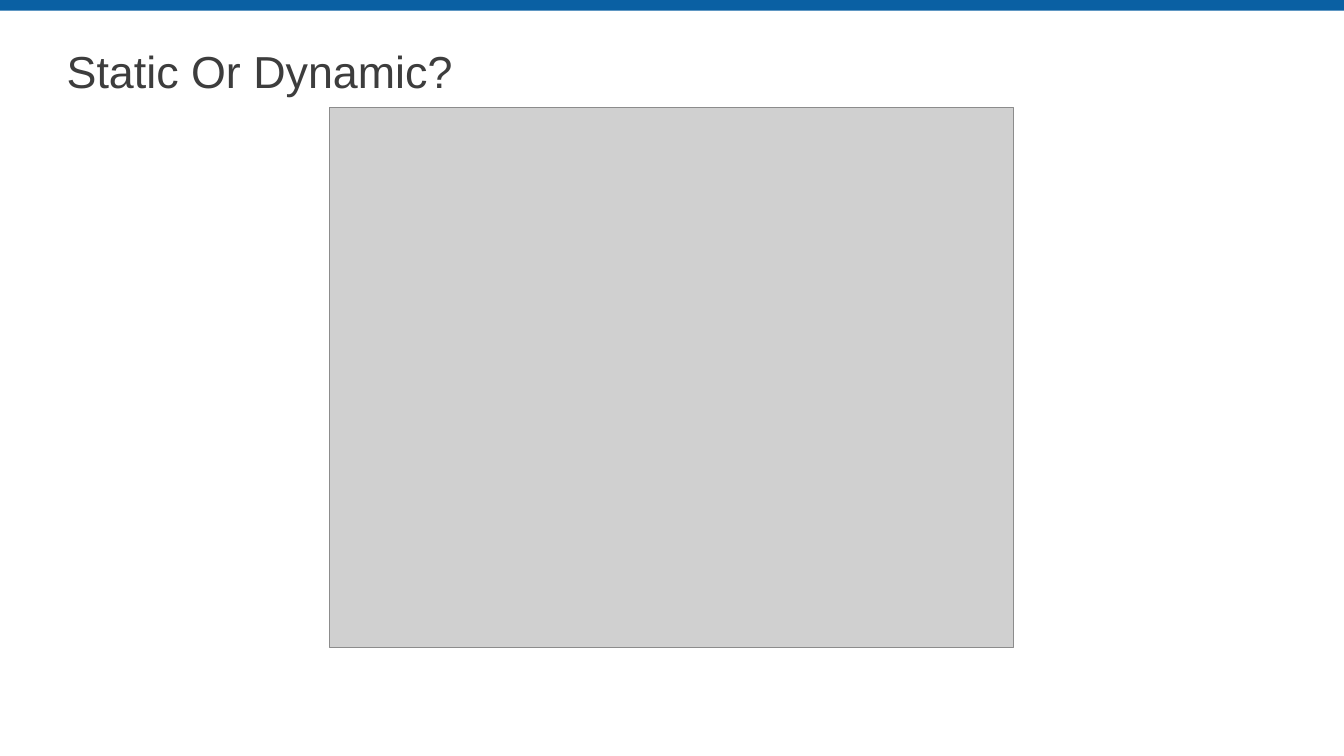
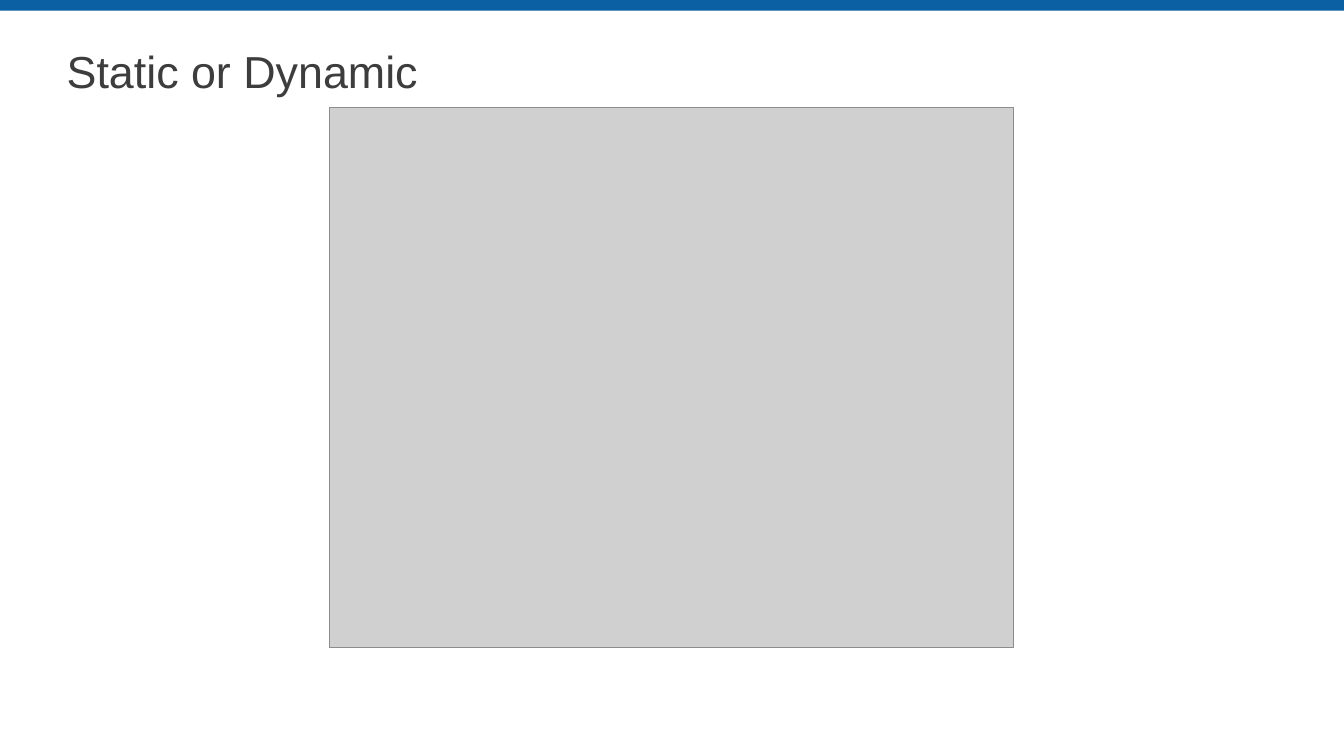
Before and after one commit to LabVIEW-DCAF/Documentation, a slide deck: slide 3 of Trunk/Getting Started Material/DCAF Training/6 Static Modules.pptx. Drawn at 1344x756 pixels with LibreOffice and Linux fonts; fonts in the diff are those of the drawing; grey boxes stand for pictures; background and template pictures are left out. Boxes give left, top, right and bottom in pixels: in the first picture for what was removed or moved away, otherwise in the second. Text is boxed around its words. In the diff, an @@ line names an element or a change of style, - is before the commit and + after.

Commit message:
Formatting changes
Layout changes to the Module Reuse and Static Modules sections

```diff
--- a/Trunk/Getting Started Material/DCAF Training/6 Static Modules.pptx
+++ b/Trunk/Getting Started Material/DCAF Training/6 Static Modules.pptx
@@ title at (67, 55, 417, 97): text changed @@
-Static Or Dynamic?
+Static or Dynamic
```
Also in this commit, not shown: 4 other slides changed, 1 other file.
